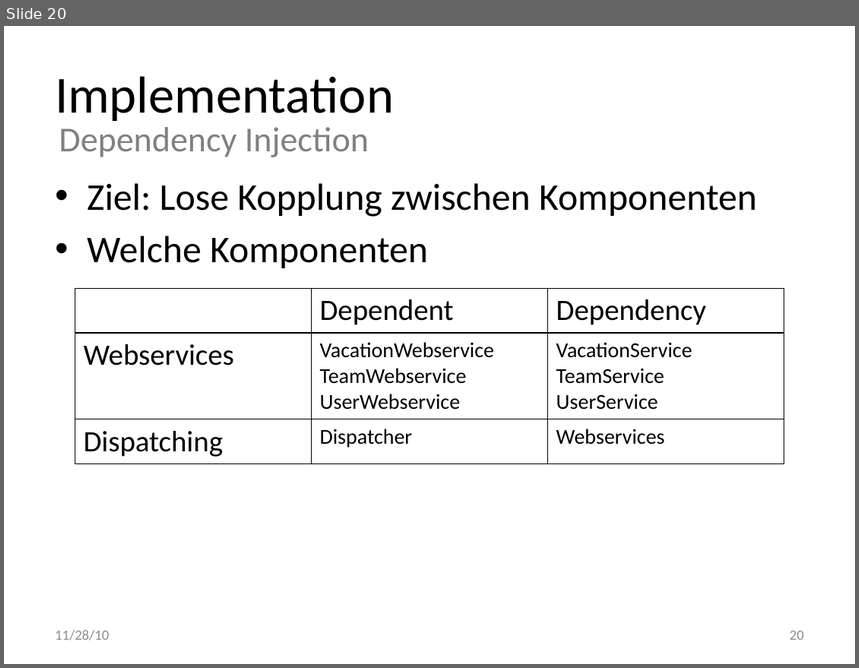
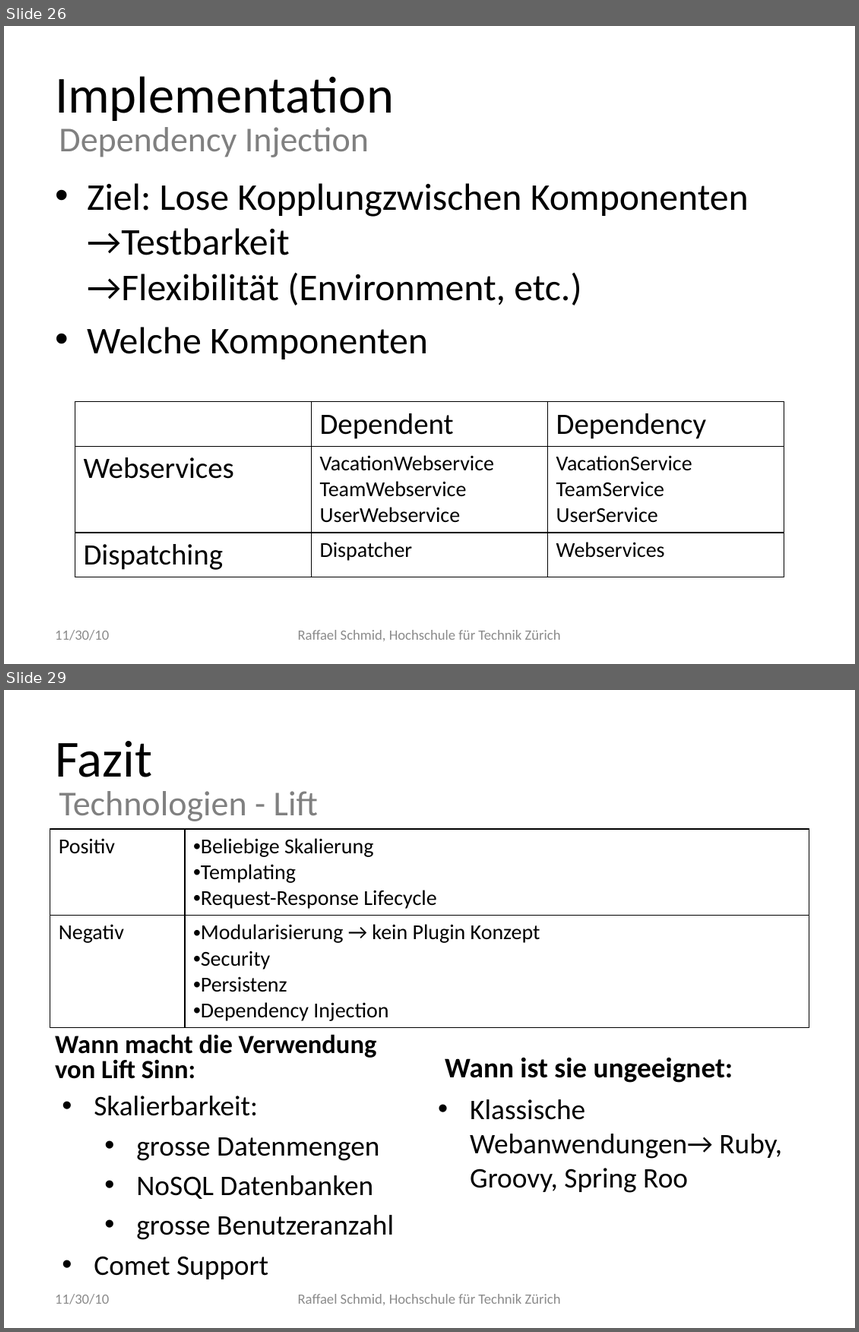
Before and after one commit to raffaelschmid/plannr, a slide deck: documentation/presentation.pptx. Shown one above the other, each under a label of ours: slide 20 before the commit, slides 26 and 29 after it; the slides between them are not shown. The pictures are 859x668 and 859x1332 pixels, drawn with LibreOffice and Linux fonts; fonts in the diff are those of the drawing. Boxes give left, top, right and bottom in pixels: in the first picture for what was removed or moved away, otherwise in the second. Text is boxed around its words. In the diff, an @@ line names an element or a change of style, - is before the commit and + after.

```diff
--- a/documentation/presentation.pptx
+++ b/documentation/presentation.pptx
@@ slide 29 added at [4, 690, 855, 1328], background #FFFFFF @@
@@ title added at [55, 741, 152, 777], 44 pt, text #000000 @@
+Fazit
@@ text added at [59, 791, 318, 821], 29.6 pt, text #808080 @@
+Technologien - Lift
@@ table added at [50, 829, 808, 1024], 2 rows, 2 columns @@
+Positiv | Beliebige Skalierung / Templating / Request-Response Lifecycle
+Negativ | Modularisierung → kein Plugin Konzept / Security / Persistenz / Dependency Injection
@@ text added at [55, 1034, 377, 1079], 22.2 pt, text #000000, bold @@
+Wann macht die Verwendung von Lift Sinn:
@@ text added at [445, 1058, 734, 1083], 24 pt, text #000000, bold @@
+Wann ist sie ungeeignet:
@@ text added at [94, 1096, 394, 1280], 24 pt, text #000000 @@
+• Skalierbarkeit:
+  • grosse Datenmengen
+  • NoSQL Datenbanken
+  • grosse Benutzeranzahl
+• Comet Support
@@ text added at [470, 1100, 782, 1193], 24 pt, text #000000 @@
+• Klassische Webanwendungen→ Ruby, Groovy, Spring Roo
@@ text added at [55, 1294, 109, 1305], 12 pt, text #8C8C8C @@
+11/30/10
@@ text added at [298, 1294, 561, 1306], 12 pt, text #8C8C8C @@
+Raffael Schmid, Hochschule für Technik Zürich
@@ what was slide 20 is now slide 26 @@
@@ slide 26 changed as well @@
@@ text at [87, 183, 749, 306]: text changed @@
-• Ziel: Lose Kopplung zwischen Komponenten
+• Ziel: Lose Kopplungzwischen Komponenten
+  →Testbarkeit
+  →Flexibilität (Environment, etc.)
@@ table: place and size @@
-table at [75, 288, 785, 461]
+table at [75, 402, 785, 575]
@@ text at [55, 630, 109, 641]: text changed @@
-11/28/10
+11/30/10
@@ text added at [298, 630, 561, 642], 12 pt, text #8C8C8C @@
+Raffael Schmid, Hochschule für Technik Zürich
@@ page number removed at [790, 631, 804, 640] @@
-20
```
Also in this commit, not shown: 17 other slides changed, 11 other slides added, 5 slides removed, 8 other files.
